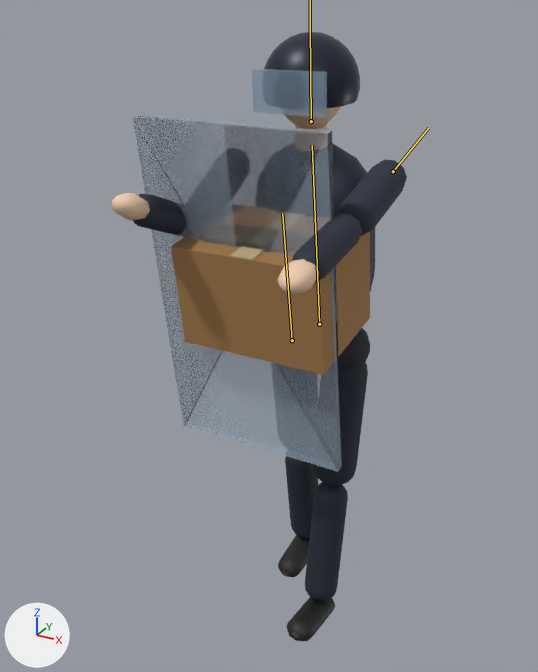
A saved change to the glTF model city-hold/public/models/placeholder/char_shield.glb.
Before and after are seen from a camera (50 mm lens) standing at (0.939, -2.051, 1.955) and looking at (-0.075, -0.207, 1.032). Every picture has the same lights, and +X, +Y and +Z are marked at lower left. The first picture is the older version. Both versions are drawn at frame 36 of the action 'held'; the numbers are the values there. The bones that change are drawn over the model as lines.

Names of what the first picture shows: 'Mesh_0', 'Mesh_3', 'shield', 'skin_12', 'skin_12.001', 'skin_12.002', 'skin_12.003', 'skin_12.004', 'skin_12.005', 'skin_skin' and 1 more.
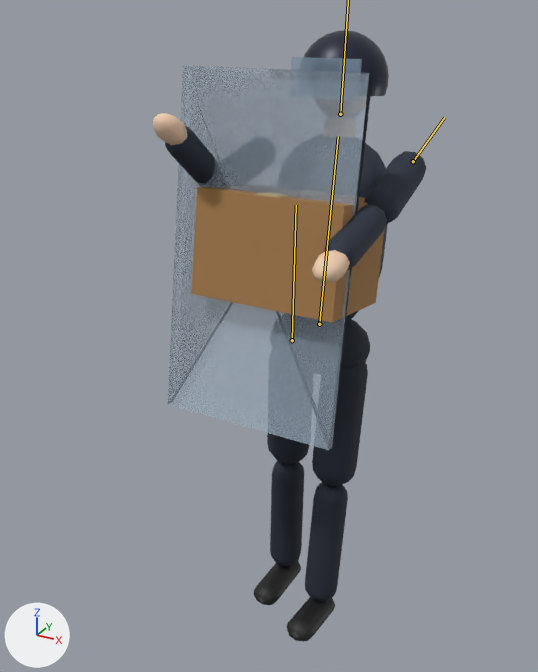
ob_carry is not drawn itself; it is the parent of ob_mesh_0, ob_mesh_1.

Location of each change, (x1, y1, x2, y2) in pixels of the pictures (538 x 672 px):
```json
{"object": "shield", "change": "posed", "before": [133, 115, 342, 472], "after": [168, 65, 373, 450], "on screen": "8% taller"}
{"object": "Mesh_0", "change": "posed", "before": [171, 232, 370, 375], "after": [191, 187, 385, 322]}
{"object": "skin_12", "change": "posed", "before": [285, 328, 370, 601], "after": [267, 319, 370, 601]}
{"object": "skin_12.002", "change": "posed", "before": [132, 159, 407, 283], "after": [165, 126, 426, 321]}
{"object": "skin_12.004", "change": "posed", "before": [264, 32, 360, 108], "after": [304, 30, 389, 96], "on screen": "11% narrower, 13% shorter"}
{"object": "skin_skin", "change": "posed", "before": [112, 107, 341, 294], "after": [153, 96, 372, 282]}
{"object": "skin_12.001", "change": "posed", "before": [278, 535, 335, 641], "after": [254, 561, 335, 641], "on screen": "41% wider, 24% shorter"}
{"object": "skin_12.003", "change": "posed", "before": [332, 143, 375, 291], "after": [359, 143, 388, 277]}
{"object": "Mesh_3", "change": "posed", "before": [134, 119, 342, 463], "after": [332, 73, 373, 444]}
{"bone": "legL", "before": "(292, 340) to (282, 213)", "after": "(292, 340) to (296, 205)"}
{"bone": "torso", "before": "(319, 324) to (312, 145)", "after": "(319, 324) to (338, 136)"}
{"bone": "armR", "before": "(393, 171) to (428, 128)", "after": "(413, 161) to (444, 117)"}
```

Edits to the scene script, one JSON object a line:
```json
{"block": "bone_legl", "where": "bone_legl = bpy.data.objects['character'].pose.bones['legL']  # child of 'hips'"}
{"op": "set", "path": "bone_legl.rotation_quaternion", "old": "(0.997, 0.082, 0.0, 0.0)", "new": "(1.0, -0.017, 0.0, 0.0)", "note": "degrees (9, 0, 0) -> degrees (-2, 0, 0)"}
{"block": "bone_torso", "where": "bone_torso = bpy.data.objects['character'].pose.bones['torso']  # child of 'hips'"}
{"op": "set", "path": "bone_torso.rotation_quaternion", "old": "(0.997, 0.075, 0.0, 0.0)", "new": "(0.997, -0.081, 0.0, 0.0)", "note": "degrees (9, 0, 0) -> degrees (-9, 0, 0)"}
{"block": "bone_head", "where": "bone_head = bpy.data.objects['character'].pose.bones['head']  # child of 'torso'"}
{"op": "set", "path": "bone_head.rotation_quaternion", "old": "(0.999, -0.037, 0.0, 0.0)", "new": "(0.999, 0.041, 0.0, 0.0)", "note": "degrees (-4, 0, 0) -> degrees (5, 0, 0)"}
{"block": "bone_armr", "where": "bone_armr = bpy.data.objects['character'].pose.bones['armR']  # child of 'torso'"}
{"op": "set", "path": "bone_armr.rotation_quaternion", "old": "(0.748, -0.663, 0.0, 0.0)", "new": "(0.854, -0.52, 0.0, 0.0)", "note": "degrees (-83, 0, 0) -> degrees (-63, 0, 0)"}
```
